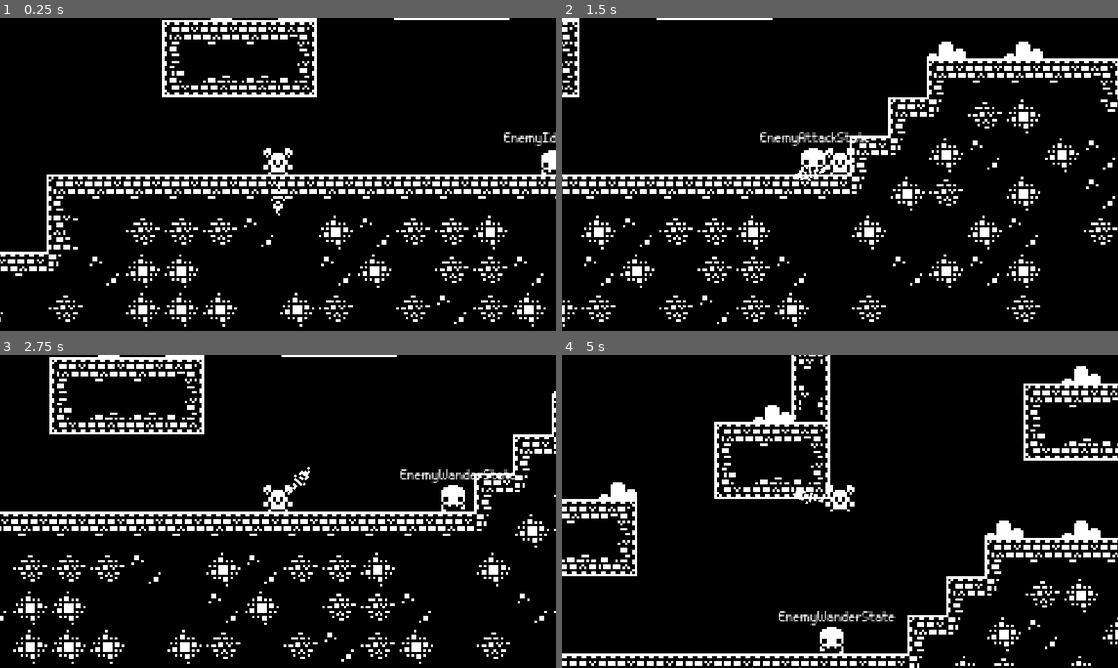
Above: before the commit, frames 1-4 (two rows, left to right).
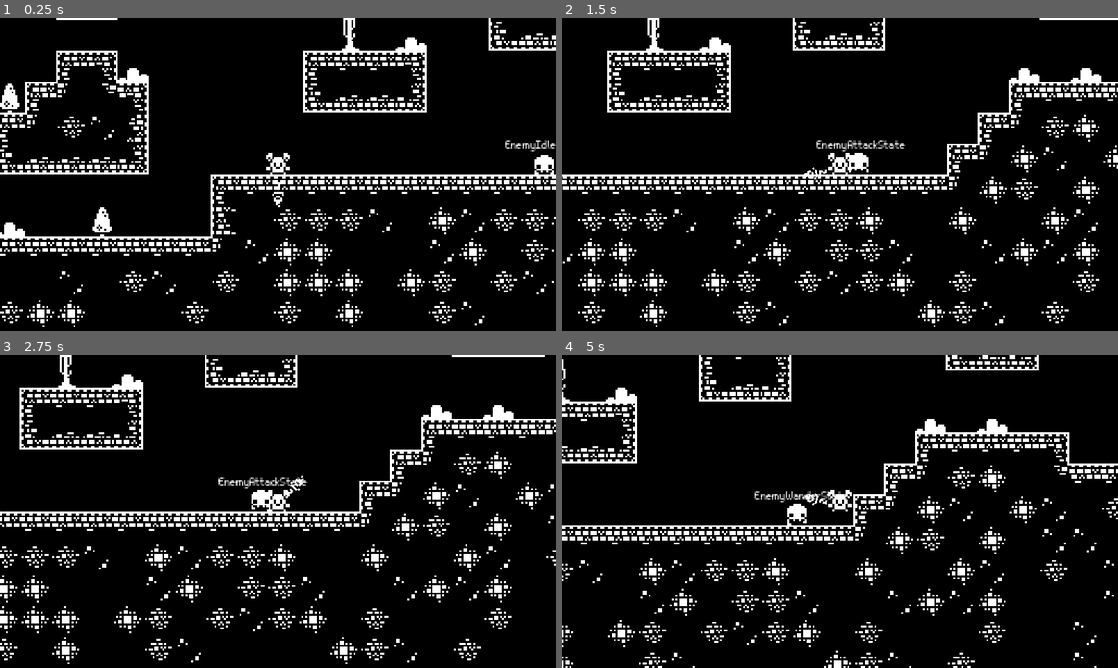
Above: after the commit, the same moments.

Repository: alpanka/1-Bit-Platformer
Game: Godot game, scene res://levels/world.tscn
The game is run twice, just before and just after one commit, with the same random seed, the same clock (stepped at 60 frames per second) and the same inputs.
Inputs (mouse positions are in pixels of both pictures, inside the frame that each line leads up to):
- Up to frame 1 (0.25 s): no input
- Up to frame 2 (1.5 s): tap Enter at 0.5 s; move the mouse to (962, 158) at 0.52 s; hold Right (ui_right) from 0.53 s (still down); tap Keypad Enter (attack) at 0.6, 1.35 s; tap Space (jump) at 0.77 s; move the mouse to (728, 190) at 1.27 s
- Up to frame 3 (2.75 s): tap Space (jump) at 1.52 s; move the mouse to (333, 442) at 2.02 s; release Right (ui_right) at 2.03 s; hold Left (ui_left) from 2.03 s (still down); tap Keypad Enter (attack) at 2.1 s
- Up to frame 4 (5 s): move the mouse to (812, 574) at 2.77 s; release Left (ui_left) at 2.78 s; hold Right (ui_right) 2.78-4.28 s; tap Keypad Enter (attack) at 2.85, 3.6, 4.35 s; tap Space (jump) at 3.02, 3.77, 4.52 s; move the mouse to (1006, 558) at 3.52 s; move the mouse to (673, 464) at 4.27 s; hold Left (ui_left) from 4.28 s (still down)

The runs differ from the first frame. In frame 1, 17% of the frame differs, in the area x 0-100%, y 0-99%; in frame 2, 16%; in frame 3, 16%; in frame 4, 17%, in the area x 0-100%, y 0-100%.

Commit message:
WanderingController work
Added the possibility of no collision, what to do.
+Minor changes.

Diff:
--- a/characters/_platformer_character_base.gd
+++ b/characters/_platformer_character_base.gd
@@ -106,9 +106,10 @@
 
 	if current_health >= 0:
 		current_health = current_health - _damage_amount
-		print(_damage_amount, " damage on ", self.name)
+		print(self.name, " damage ", _damage_amount, " - ", current_health )
 
 	if current_health <= 0:
+		print("DIED ", self.name)
 		_character_death()
 
 
--- a/characters/enemies/enemy_invader.tscn
+++ b/characters/enemies/enemy_invader.tscn
@@ -15,9 +15,8 @@
 
 [node name="AnimatedSprite2D" parent="." index="0"]
 sprite_frames = ExtResource("2_2ypwj")
-animation = &"walk"
+animation = &"idle"
 autoplay = "idle"
-frame_progress = 0.737417
 
 [node name="CollisionShape2D" parent="." index="1"]
 position = Vector2(0, -5)
--- a/characters/player/player.tscn
+++ b/characters/player/player.tscn
@@ -28,7 +28,7 @@
 autoplay = "idle"
 
 [node name="Camera2D" type="Camera2D" parent="."]
-zoom = Vector2(5, 5)
+zoom = Vector2(4, 4)
 
 [node name="Controllers" type="Node2D" parent="."]
 
--- a/controllers/damage_hitbox/damage_receiver.gd
+++ b/controllers/damage_hitbox/damage_receiver.gd
@@ -9,20 +9,22 @@
 @onready var damage_area: CollisionShape2D = $DamageArea
 
 var collision_area: CollisionShape2D
-var owner_node: Node2D = get_owner()
+var owner_node: Node2D
 
 
 func _ready() -> void:
 	_controller_area_init()
 
 
-func apply_damage(damage):
-	print("damage on ", damage, " ", get_owner().name)
+func apply_damage(_damage):
+	owner_node.apply_damage(_damage)
 
 
 func _controller_area_init() -> void:
+	damage_area.debug_color = Color(0.8, 0, 0, 0.1)
+	owner_node = get_owner()
+
 	if controller_area_auto_set == false:
-		damage_area.debug_color = Color(0.8, 0, 0, 0.1)
 		return
 
 	# Find parent's collision shape
--- a/controllers/damage_hitbox/hitbox_controller.gd
+++ b/controllers/damage_hitbox/hitbox_controller.gd
@@ -10,7 +10,7 @@
 @onready var controller_area: CollisionShape2D = $HitboxArea
 @onready var cooldown_timer: Timer = $CooldownTimer
 
-var cool_down_duration: float = 0.5
+var cool_down_duration: float = 0.2
 var cooled_down: bool = true
 
 var collision_area: CollisionShape2D
--- a/controllers/enemy/wandering_controller.gd
+++ b/controllers/enemy/wandering_controller.gd
@@ -1,5 +1,6 @@
 class_name WanderingController
 extends Node2D
+
 
 # RayCast for wall collision
 @onready var ray_cast_wall_right: RayCast2D = $RayCastWallRight
@@ -12,12 +13,12 @@
 # Direction reset timer
 @onready var wander_direction_resetter: Timer = $WanderDirectionResetter
 
-
 const RIGHT: 	Vector2 = Vector2.RIGHT
 const LEFT: 	Vector2 = Vector2.LEFT
 const STOP: 	Vector2 = Vector2.ZERO
 
 var character: PlatformerCharacterBase
+var wander_target_dir: Vector2
 
 
 func _ready() -> void:
@@ -36,15 +37,18 @@
 		return
 
 	if not ray_cast_floor_right.is_colliding():
-		character.direction_target = LEFT
+		wander_target_dir = LEFT
 	if not ray_cast_floor_left.is_colliding():
-		character.direction_target = RIGHT
+		wander_target_dir = RIGHT
 
 	if ray_cast_wall_right.is_colliding():
-		character.direction_target = LEFT
+		wander_target_dir = LEFT
 	if ray_cast_wall_left.is_colliding():
-		character.direction_target = RIGHT
+		wander_target_dir = RIGHT
+	if not ray_cast_wall_left.is_colliding() and not ray_cast_wall_right.is_colliding():
+		[LEFT, RIGHT].pick_random()
 
+	character.direction_target = wander_target_dir
 
 # TODO add a timer to reset direction
 func _on_direction_resetter_timeout() -> void:
--- a/controllers/state/state_machine.gd
+++ b/controllers/state/state_machine.gd
@@ -23,6 +23,7 @@
 	if initial_state:
 		initial_state.state_enter()
 		current_state = initial_state
+	# Set initial state if not already set on @export
 	elif states_dict["EnemyIdleState"]:
 		current_state = states_dict["EnemyIdleState"]
 		current_state.state_enter()
--- a/globals/Stats.gd
+++ b/globals/Stats.gd
@@ -22,7 +22,7 @@
 		"can_air_jump": false,
 		"health_init": 50,
 		"detection_length": 50,
-		"attack_range": 30.0,
+		"attack_range": 15.0,
 		"damage_amount": 20
 	}
 }
--- a/levels/world.tscn
+++ b/levels/world.tscn
@@ -12,8 +12,8 @@
 
 [node name="Enemies" type="Node2D" parent="."]
 
-[node name="EnemyInvader1" parent="Enemies" instance=ExtResource("3_nvbbs")]
-position = Vector2(66.0841, -1.8015)
+[node name="EnemyInvader" parent="Enemies" instance=ExtResource("3_nvbbs")]
+position = Vector2(29, 0)
 
 [node name="Player" parent="." instance=ExtResource("2_wg6wd")]
-position = Vector2(-48, -4)
+position = Vector2(-109, -6)
